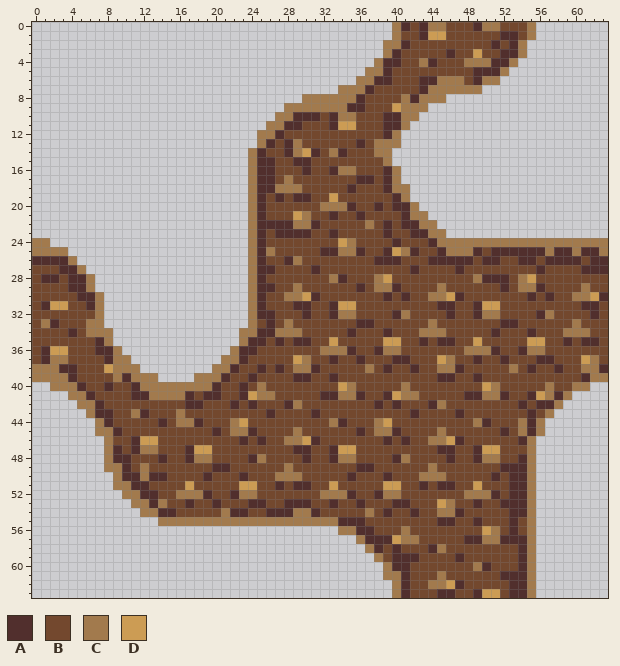
File history of a pixel-art sprite, Core/assets/images/dual_sheets/dirt_dual_sheet.png. The first picture shows the starting point.
The file is 64x64 pixels.
Palette (. is transparent): A #512f2d  B #73482e  C #a27a4d  D #cc9c54
The result:
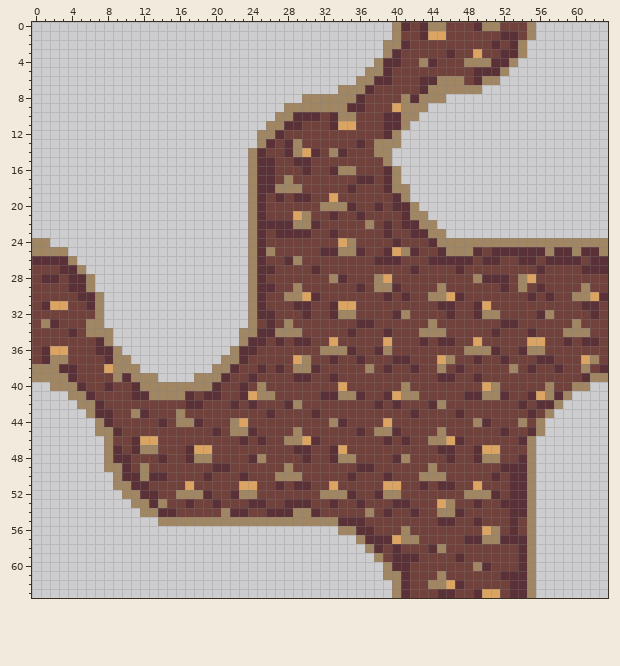
From old to new:
Colour A changes from #512f2d to #5b3138.
Colour B changes from #73482e to #71413b.
Colour C changes from #a27a4d to #a08662.
Colour D changes from #cc9c54 to #dba463.
Colour A gives way to colour B in row 44 at x 55.
Colour C gives way to colour B in row 29 at x 55; in row 36 at x 40; in row 38 at x 46 and 62; in row 40 at x 35; in row 44 at x 38; in row 45 at x 54.
Colour D gives way to colour B in row 31 at x 51; in row 35 at x 40; in row 47 at x 35.
